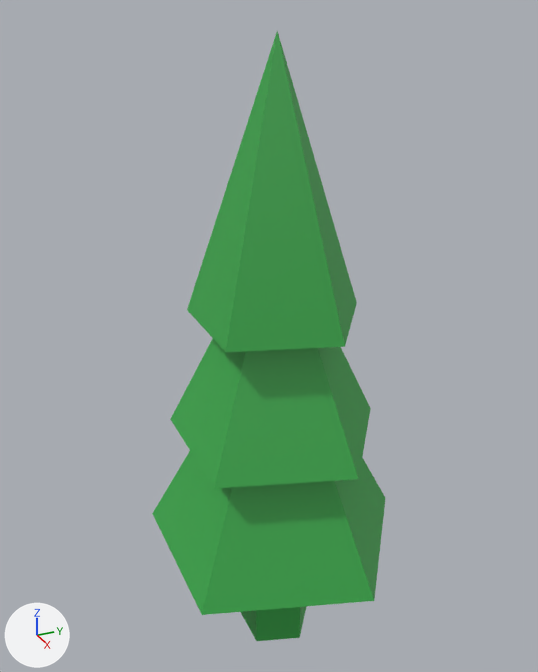
A saved change to the Blender file public/tree.blend.
One viewpoint serves both versions: a 50 mm camera at (0.94, -0.435, 2.041) aimed at (-0.034, 0.004, 1.554). The lights are fixed; the arrows at lower left show +X, +Y and +Z.

Names of what the first picture shows: 'Tree'.
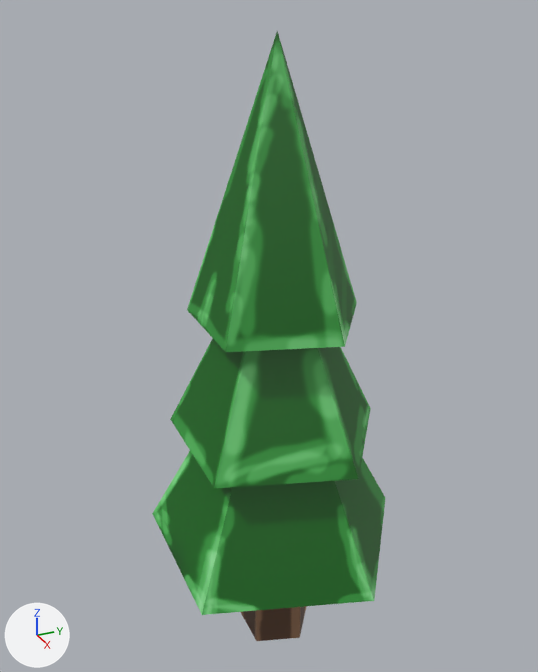
The newer file is also turned or shifted as a whole; pictures and numbers use the older file's frame.

Where the change shows, as pixel boxes [x1, y1, x2, y2] in the pictures (538 x 672 px):
'Tree', surface changed
    both: [152, 31, 384, 641]

The change in detail:
Picture 'Tree' (img_tree) is new.
In material 'TreeMaterial' (mat_treematerial), base_color is no longer (0.0411, 0.401, 0.0695), green #39aa4b.
In material 'TreeMaterial' (mat_treematerial), texture is now set to img_tree.
